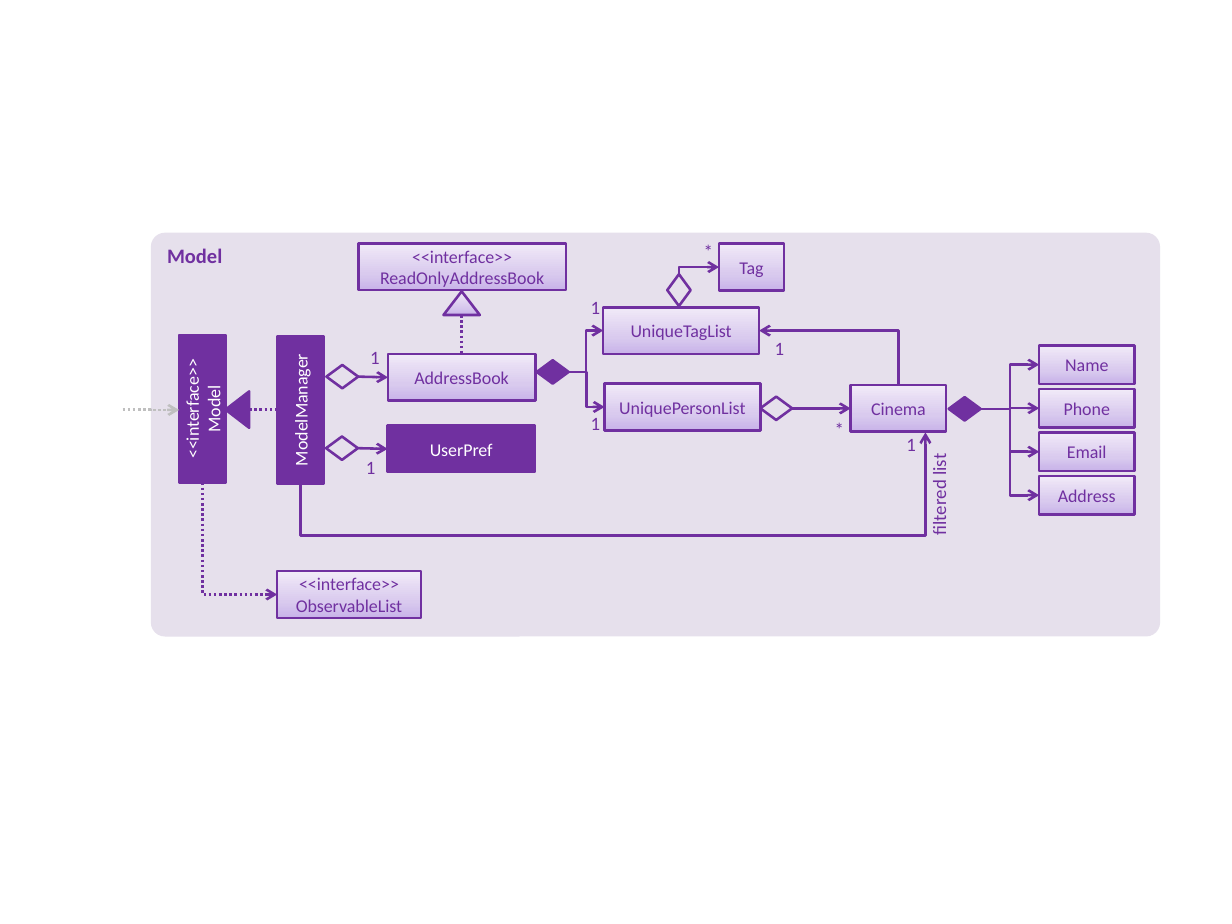
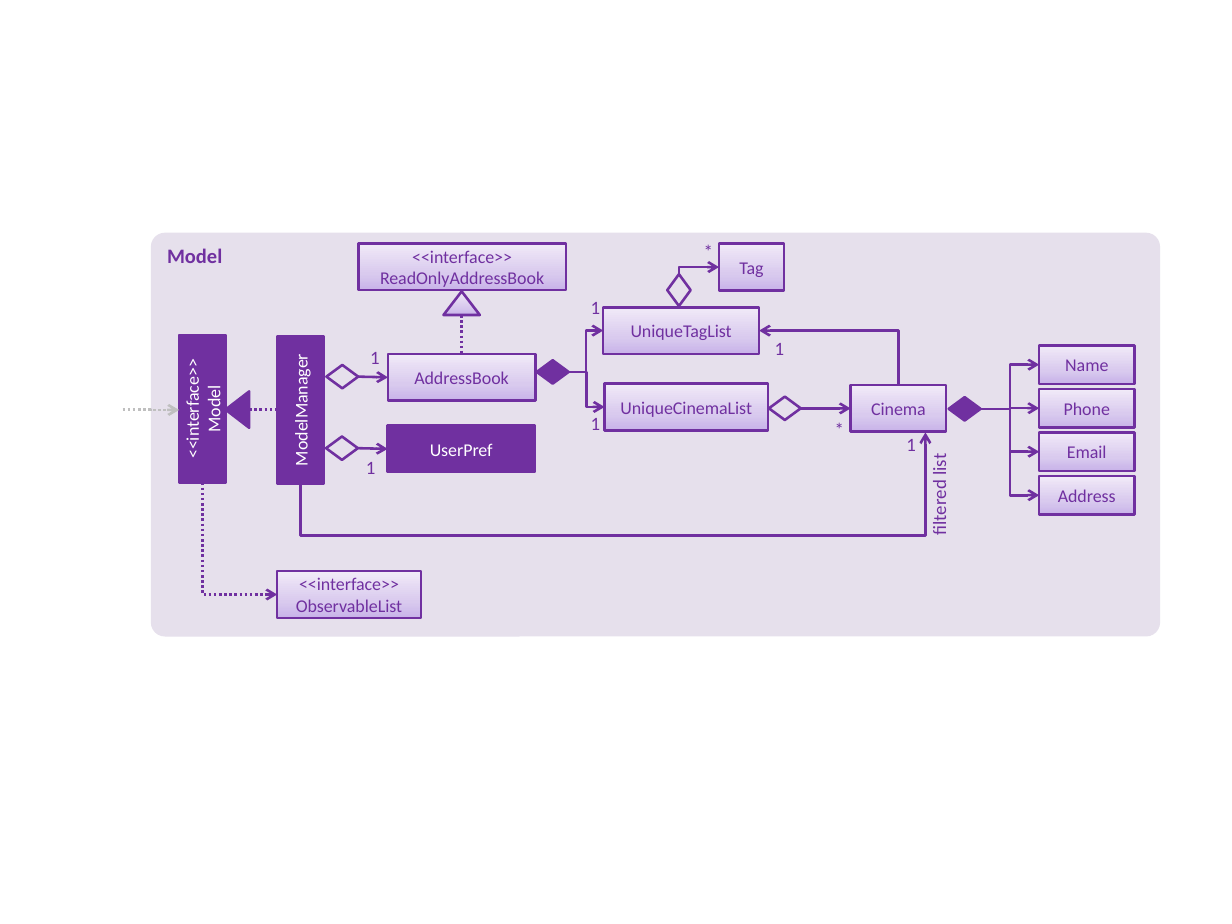
Before and after one commit to tinyjy94/main, a slide deck: slide 1 of docs/diagrams/ModelComponentClassDiagram.pptx. Drawn at 1232x924 pixels with LibreOffice and Linux fonts; fonts in the diff are those of the drawing. Boxes give left, top, right and bottom in pixels: in the first picture for what was removed or moved away, otherwise in the second. Text is boxed around its words. In the diff, an @@ line names an element or a change of style, - is before the commit and + after.

```diff
--- a/docs/diagrams/ModelComponentClassDiagram.pptx
+++ b/docs/diagrams/ModelComponentClassDiagram.pptx
@@ rectangle "UniqueCinemaList": place and size @@
-rectangle "UniqueCinemaList" at [605, 383, 761, 430]
+rectangle "UniqueCinemaList" at [605, 383, 769, 430]
@@ text in rectangle at [620, 402, 752, 417]: text changed @@
-UniquePersonList
+UniqueCinemaList
@@ diamond: place and size @@
-diamond at [760, 397, 792, 420]
+diamond at [769, 397, 801, 420]
@@ elbow arrow moved from (792, 408) - (850, 409) to (801, 408) - (850, 409) @@
```
Also in this commit, not shown: 1 other file.
